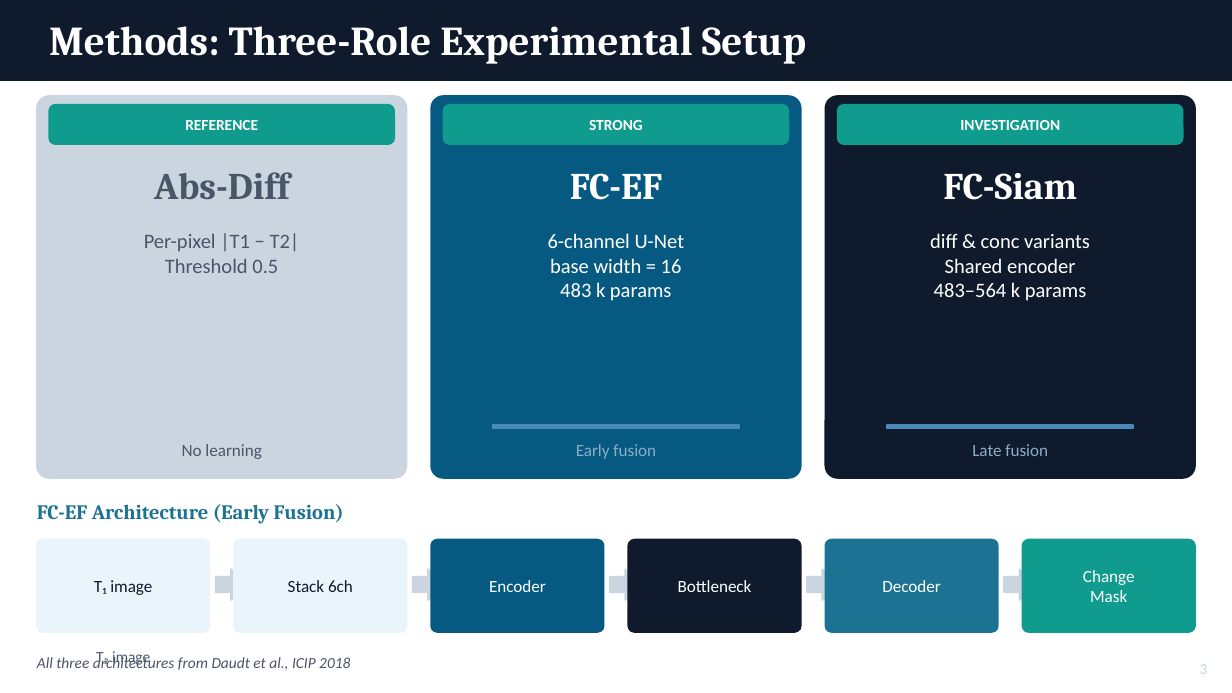
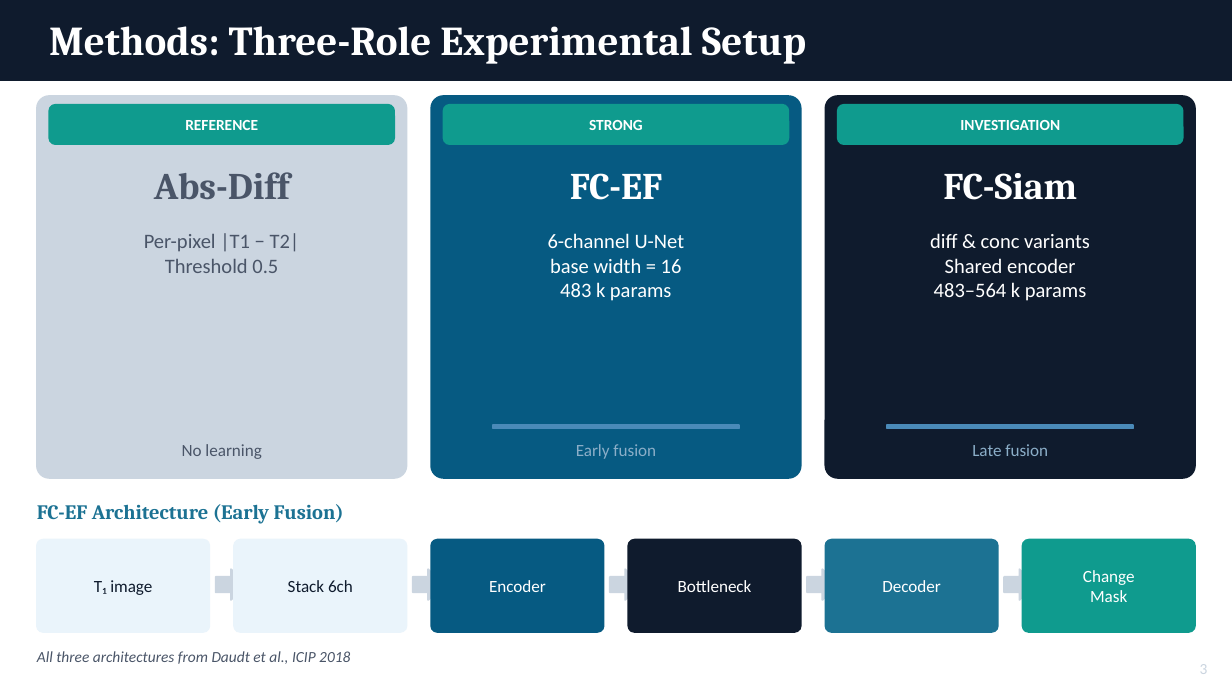
Before and after one commit to danwaseem/levir-change-detection, a slide deck: slide 4 of presentation/LEVIR_Change_Detection_DATA255.pptx. Drawn at 1232x693 pixels with LibreOffice and Linux fonts; fonts in the diff are those of the drawing. Boxes give left, top, right and bottom in pixels: in the first picture for what was removed or moved away, otherwise in the second. Text is boxed around its words. In the diff, an @@ line names an element or a change of style, - is before the commit and + after.

```diff
--- a/presentation/LEVIR_Change_Detection_DATA255.pptx
+++ b/presentation/LEVIR_Change_Detection_DATA255.pptx
@@ text "All three architectures from Daudt ...": place and size @@
-text "All three architectures from Daudt ..." at (37, 655, 350, 670)
+text "All three architectures from Daudt ..." at (37, 651, 350, 664)
@@ text removed at (96, 651, 150, 667) @@
-T₂ image
```
Also in this commit, not shown: 1 other slide changed.
